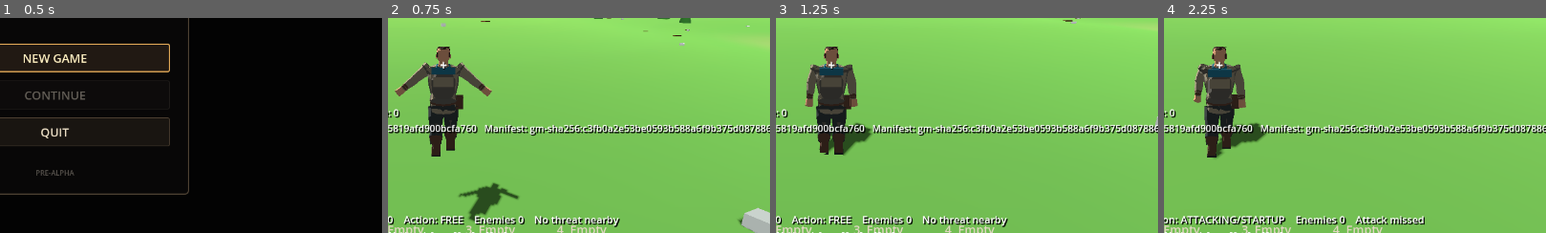
Above: before the commit, frames 1-4 (left to right).
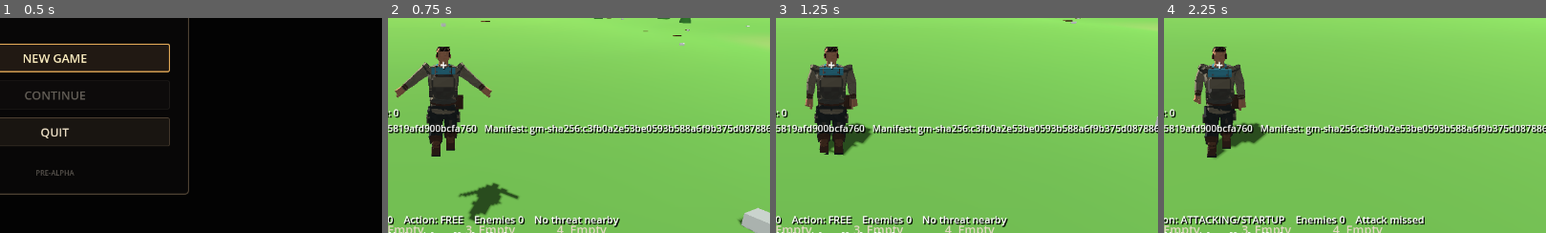
Above: after the commit, the same moments.

Repository: KevinRabbe/underworld
Game: Godot game, scene res://app/app_root.tscn
Two runs of this game, one before a commit and one after it. Both use one fixed random seed, a clock stepped at 60 frames per second and the inputs below.
Inputs (mouse positions are % of the whole screen's width and height, from its top left):
- Up to frame 1 (0.5 s): no input
- Up to frame 2 (0.75 s): click "NEW GAME" at 0.5 s
- Up to frame 3 (1.25 s): no input
- Up to frame 4 (2.25 s): tap Enter at 1.25 s; move the mouse to (55, 50) at 1.27 s; hold E (attack_heavy) 1.28-2.03 s; hold W (move_forward) from 1.28 s (still down); click (55, 50) at 1.42 s; tap Space (jump) at 1.52 s; move the mouse to (45, 50) at 2.02 s; right-click (45, 50) at 2.1 s
The pictures show only the part of the screen within x 43-93%, y 39-89%; the shares and areas given below are measured in that part.

Frame 1 is identical in both runs. In frame 2, 0.5% of the frame differs, in the area x 2-30%, y 13-88%; in frame 3, 0.5%; in frame 4, 0.6%, in the area x 8-24%, y 13-63%.

Commit message:
Enrich frontier survivor art detail

Diff:
--- a/presentation/characters/faceted/faceted_body_compiler.gd
+++ b/presentation/characters/faceted/faceted_body_compiler.gd
@@ -3,7 +3,7 @@
 
 const MeshDataScript := preload("res://presentation/characters/faceted/faceted_skinned_mesh_data.gd")
 
-const COMPILER_REVISION := 3
+const COMPILER_REVISION := 4
 const SKIN := 0
 const CLOTH := 1
 const LEATHER := 2
@@ -79,7 +79,7 @@
 			"palette_index": palette_index,
 			"vertices": vertices,
 			"normals": PackedVector3Array(builder["normals"]),
-			"colors": _colors_for_palette(palette, palette_index, vertices.size()),
+			"colors": _colors_for_palette(palette, palette_index, vertices, PackedVector3Array(builder["normals"])),
 			"uvs": PackedVector2Array(builder["uvs"]),
 			"bones": PackedInt32Array(builder["bones"]),
 			"weights": PackedFloat32Array(builder["weights"]),
@@ -183,6 +183,20 @@
 		_ring_y(Vector3(-0.025, crown_y - 0.022, -profile.head_depth * 0.24), 0.060, 0.040, _weights(BONE.head)),
 		_ring_y(Vector3(0.040, crown_y + 0.016, -profile.head_depth * 0.20), 0.078, 0.036, _weights(BONE.head)),
 	], 8, true, true)
+	# Three compact crown wedges give the undercut a deliberate swept profile.
+	# They remain low-poly lofts rather than voxel cubes or texture-dependent hair.
+	for tuft_data in [
+		[-0.070, -0.045, 0.052],
+		[-0.015, -0.055, 0.060],
+		[0.045, -0.040, 0.046],
+	]:
+		var tuft_x: float = float(tuft_data[0])
+		var tuft_z: float = float(tuft_data[1])
+		var tuft_radius: float = float(tuft_data[2])
+		_add_y_loft(builders, HAIR, [
+			_ring_y(Vector3(tuft_x, crown_y - 0.052, tuft_z), tuft_radius, tuft_radius * 0.72, _weights(BONE.head)),
+			_ring_y(Vector3(tuft_x + 0.018, crown_y + 0.016, tuft_z - 0.010), tuft_radius * 0.28, tuft_radius * 0.24, _weights(BONE.head)),
+		], 6, true, true)
 	_add_box(builders, HAIR, Vector3(-0.057, brow_y + 0.010, -profile.head_depth * 0.555), Vector3(-0.018, brow_y + 0.027, -profile.head_depth * 0.515), _weights(BONE.head), 0.003)
 	_add_box(builders, HAIR, Vector3(0.018, brow_y + 0.010, -profile.head_depth * 0.555), Vector3(0.057, brow_y + 0.027, -profile.head_depth * 0.515), _weights(BONE.head), 0.003)
 	_add_box(builders, FACE, Vector3(-0.046, brow_y - 0.005, -profile.head_depth * 0.53), Vector3(-0.026, brow_y + 0.008, -profile.head_depth * 0.49), _weights(BONE.head), 0.003)
@@ -231,6 +245,12 @@
 		_ring_x(Vector3(hand_x, shoulder_y, -0.012), 0.064, 0.043, _weights(hand_bone)),
 	]
 	_add_x_loft(builders, SKIN, hand_rings, 8, true, true, direction)
+	var thumb_x_a: float = hand_x - direction * 0.025
+	var thumb_x_b: float = hand_x + direction * 0.050
+	_add_box(builders, SKIN,
+		Vector3(minf(thumb_x_a, thumb_x_b), shoulder_y - 0.058, -0.052),
+		Vector3(maxf(thumb_x_a, thumb_x_b), shoulder_y - 0.018, -0.005),
+		_weights(hand_bone), 0.010)
 	var cuff_x_a := lerpf(elbow_x, wrist_x, 0.78)
 	var cuff_x_b := lerpf(elbow_x, wrist_x, 0.94)
 	_add_x_loft(builders, LEATHER, [
@@ -246,11 +266,13 @@
 	var calf_bone := int(BONE.calf_l if left else BONE.calf_r)
 	var foot_bone := int(BONE.foot_l if left else BONE.foot_r)
 	var trouser_rings: Array[Dictionary] = [
-		_ring_y(Vector3(x, float(landmark["hip_y"]), 0), profile.thigh_diameter * 0.64, profile.thigh_diameter * 0.64, _weights(thigh_bone)),
-		_ring_y(Vector3(x, float(landmark["thigh_mass_y"]), 0), profile.thigh_diameter * 0.62, profile.thigh_diameter * 0.61, _weights(thigh_bone)),
-		_ring_y(Vector3(x, float(landmark["knee_y"]), 0), profile.thigh_diameter * 0.50, profile.thigh_diameter * 0.49, _weights2(thigh_bone, calf_bone, 0.50)),
-		_ring_y(Vector3(x, float(landmark["calf_mass_y"]), 0.006), profile.calf_diameter * 0.70, profile.calf_diameter * 0.68, _weights(calf_bone)),
-		_ring_y(Vector3(x, float(landmark["calf_low_y"]), 0), profile.calf_diameter * 0.56, profile.calf_diameter * 0.57, _weights(calf_bone)),
+		_ring_y(Vector3(x, float(landmark["hip_y"]), 0), profile.thigh_diameter * 0.68, profile.thigh_diameter * 0.67, _weights(thigh_bone)),
+		_ring_y(Vector3(x, lerpf(float(landmark["hip_y"]), float(landmark["thigh_mass_y"]), 0.48), -0.004), profile.thigh_diameter * 0.69, profile.thigh_diameter * 0.66, _weights(thigh_bone)),
+		_ring_y(Vector3(x, float(landmark["thigh_mass_y"]), 0), profile.thigh_diameter * 0.65, profile.thigh_diameter * 0.63, _weights(thigh_bone)),
+		_ring_y(Vector3(x, lerpf(float(landmark["thigh_mass_y"]), float(landmark["knee_y"]), 0.62), 0.002), profile.thigh_diameter * 0.56, profile.thigh_diameter * 0.54, _weights2(thigh_bone, calf_bone, 0.20)),
+		_ring_y(Vector3(x, float(landmark["knee_y"]), 0), profile.thigh_diameter * 0.52, profile.thigh_diameter * 0.51, _weights2(thigh_bone, calf_bone, 0.50)),
+		_ring_y(Vector3(x, float(landmark["calf_mass_y"]), 0.010), profile.calf_diameter * 0.75, profile.calf_diameter * 0.72, _weights(calf_bone)),
+		_ring_y(Vector3(x, float(landmark["calf_low_y"]), 0), profile.calf_diameter * 0.59, profile.calf_diameter * 0.60, _weights(calf_bone)),
 	]
 	_add_y_loft(builders, TROUSER, trouser_rings, 8, true, true)
 	var boot_rings: Array[Dictionary] = [
@@ -285,15 +307,23 @@
 	_add_ribbon_z(builders, CANVAS_LIGHT, Vector2(0.055, shoulder_y - 0.045), Vector2(0.145, float(landmark["chest_y"]) - 0.02), front_z - 0.006, 0.025, _weights(BONE.chest), _weights(BONE.chest), -1.0)
 	# The scarf owns a visible V-shaped drape below the collar, matching the
 	# project reference while leaving the neck free for animation.
-	_add_ribbon_z(builders, ACCENT, Vector2(-0.080, shoulder_y - 0.032), Vector2(-0.010, float(landmark["chest_y"]) - 0.060), front_z - 0.018, 0.026, _weights(BONE.chest), _weights(BONE.chest), -1.0)
-	_add_ribbon_z(builders, ACCENT, Vector2(0.080, shoulder_y - 0.032), Vector2(0.010, float(landmark["chest_y"]) - 0.060), front_z - 0.018, 0.026, _weights(BONE.chest), _weights(BONE.chest), -1.0)
-	_add_ribbon_z(builders, ACCENT, Vector2(0.0, float(landmark["chest_y"]) - 0.055), Vector2(0.020, float(landmark["lower_chest_y"]) - 0.045), front_z - 0.020, 0.032, _weights(BONE.chest), _weights(BONE.spine_02), -1.0)
+	_add_ribbon_z(builders, ACCENT, Vector2(-0.095, shoulder_y - 0.028), Vector2(-0.012, float(landmark["chest_y"]) - 0.075), front_z - 0.045, 0.042, _weights(BONE.chest), _weights(BONE.chest), -1.0)
+	_add_ribbon_z(builders, ACCENT, Vector2(0.095, shoulder_y - 0.028), Vector2(0.012, float(landmark["chest_y"]) - 0.075), front_z - 0.045, 0.042, _weights(BONE.chest), _weights(BONE.chest), -1.0)
+	_add_ribbon_z(builders, ACCENT, Vector2(0.0, float(landmark["chest_y"]) - 0.067), Vector2(0.022, float(landmark["lower_chest_y"]) - 0.060), front_z - 0.047, 0.046, _weights(BONE.chest), _weights(BONE.spine_02), -1.0)
+	_emit_triangle(builders, ACCENT,
+		Vector3(-0.115, shoulder_y - 0.040, front_z - 0.060),
+		Vector3(0.0, float(landmark["chest_y"]) - 0.125, front_z - 0.060),
+		Vector3(0.115, shoulder_y - 0.040, front_z - 0.060),
+		Vector3(0, 0, -1), _weights(BONE.chest), _weights(BONE.chest), _weights(BONE.chest),
+		Vector2(0, 0), Vector2(0.5, 1), Vector2(1, 0))
 	# Split jacket skirts add weight around the hips without becoming armor or
 	# changing the body profile used by the future character editor.
 	_add_ribbon_z(builders, CANVAS_DARK, Vector2(-0.112, pelvis_y + 0.025), Vector2(-0.135, float(landmark["hip_y"]) - 0.055), front_z - 0.010, 0.092, _weights(BONE.pelvis), _weights(BONE.pelvis), -1.0)
 	_add_ribbon_z(builders, CANVAS_DARK, Vector2(0.112, pelvis_y + 0.025), Vector2(0.135, float(landmark["hip_y"]) - 0.055), front_z - 0.010, 0.092, _weights(BONE.pelvis), _weights(BONE.pelvis), -1.0)
 	_add_box(builders, CANVAS_DARK, Vector3(-0.205, float(landmark["waist_y"]) + 0.02, front_z - 0.014), Vector3(-0.075, float(landmark["waist_y"]) + 0.105, front_z - 0.004), _weights2(BONE.spine_01, BONE.pelvis, 0.45), 0.004)
 	_add_box(builders, CANVAS_DARK, Vector3(0.075, float(landmark["waist_y"]) + 0.02, front_z - 0.014), Vector3(0.205, float(landmark["waist_y"]) + 0.105, front_z - 0.004), _weights2(BONE.spine_01, BONE.pelvis, 0.45), 0.004)
+	for button_y in [float(landmark["lower_chest_y"]) - 0.055, float(landmark["waist_y"]) + 0.080, pelvis_y + 0.070]:
+		_add_box(builders, METAL, Vector3(-0.010, button_y - 0.010, front_z - 0.026), Vector3(0.010, button_y + 0.010, front_z - 0.018), _weights(BONE.spine_02 if button_y > float(landmark["waist_y"]) + 0.12 else BONE.spine_01), 0.004)
 	_add_y_loft(builders, ACCENT, [
 		_ring_y(Vector3(0, shoulder_y - 0.025, 0), 0.125, 0.105, _weights(BONE.chest)),
 		_ring_y(Vector3(0, float(landmark["neck_y"]) + 0.015, -0.002), 0.112, 0.097, _weights2(BONE.chest, BONE.neck, 0.60)),
@@ -309,6 +339,10 @@
 		_ring_y(Vector3(0, shoulder_y - 0.050, 0.195), 0.135, 0.070, _weights(BONE.chest)),
 	], 8, true, true)
 	_add_box(builders, CANVAS_LIGHT, Vector3(-0.155, float(landmark["chest_y"]) - 0.105, 0.306), Vector3(0.155, float(landmark["chest_y"]) + 0.045, 0.326), _weights(BONE.chest), 0.008)
+	_add_box(builders, CANVAS_DARK, Vector3(-0.222, float(landmark["waist_y"]) + 0.035, 0.210), Vector3(-0.170, float(landmark["waist_y"]) + 0.155, 0.292), _weights(BONE.chest), 0.012)
+	_add_box(builders, CANVAS_DARK, Vector3(0.170, float(landmark["waist_y"]) + 0.035, 0.210), Vector3(0.222, float(landmark["waist_y"]) + 0.155, 0.292), _weights(BONE.chest), 0.012)
+	_add_box(builders, CANVAS_LIGHT, Vector3(-0.220, float(landmark["waist_y"]) + 0.140, 0.206), Vector3(-0.172, float(landmark["waist_y"]) + 0.172, 0.296), _weights(BONE.chest), 0.006)
+	_add_box(builders, CANVAS_LIGHT, Vector3(0.172, float(landmark["waist_y"]) + 0.140, 0.206), Vector3(0.220, float(landmark["waist_y"]) + 0.172, 0.296), _weights(BONE.chest), 0.006)
 	for strap_x in [-0.115, 0.115]:
 		_add_ribbon_z(builders, LEATHER, Vector2(strap_x, float(landmark["waist_y"]) + 0.02), Vector2(strap_x, shoulder_y - 0.02), 0.314, 0.018, _weights(BONE.chest), _weights(BONE.chest), 1.0)
 	_add_ribbon_z(builders, LEATHER_LIGHT, Vector2(-0.14, float(landmark["chest_y"]) - 0.02), Vector2(0.14, float(landmark["chest_y"]) - 0.02), 0.317, 0.012, _weights(BONE.chest), _weights(BONE.chest), 1.0)
@@ -316,11 +350,36 @@
 		_ring_x(Vector3(-0.18, shoulder_y, 0.275), 0.060, 0.060, _weights(BONE.chest)),
 		_ring_x(Vector3(0.18, shoulder_y, 0.275), 0.060, 0.060, _weights(BONE.chest)),
 	], 8, true, true, 1.0)
+	for roll_strap_x in [-0.105, 0.105]:
+		_add_box(builders, LEATHER, Vector3(roll_strap_x - 0.018, shoulder_y - 0.069, 0.212), Vector3(roll_strap_x + 0.018, shoulder_y + 0.069, 0.340), _weights(BONE.chest), 0.008)
+		_add_box(builders, METAL, Vector3(roll_strap_x - 0.014, shoulder_y - 0.012, 0.337), Vector3(roll_strap_x + 0.014, shoulder_y + 0.014, 0.348), _weights(BONE.chest), 0.004)
 	_add_box(builders, LEATHER, Vector3(profile.pelvis_width * 0.48, float(landmark["hip_y"]), -0.02), Vector3(profile.pelvis_width * 0.48 + 0.12, float(landmark["waist_y"]) - 0.03, 0.11), _weights(BONE.pelvis), 0.018)
-	for side_data in [[-1.0, int(BONE.calf_l)], [1.0, int(BONE.calf_r)]]:
+	_add_box(builders, METAL, Vector3(profile.pelvis_width * 0.48 + 0.042, float(landmark["waist_y"]) - 0.072, -0.030), Vector3(profile.pelvis_width * 0.48 + 0.078, float(landmark["waist_y"]) - 0.038, -0.018), _weights(BONE.pelvis), 0.004)
+	for side_data in [[-1.0, int(BONE.calf_l), int(BONE.thigh_l)], [1.0, int(BONE.calf_r), int(BONE.thigh_r)]]:
 		var leg_x: float = float(side_data[0]) * float(profile.pelvis_width) * 0.30
 		var leg_bone: int = int(side_data[1])
+		var thigh_bone: int = int(side_data[2])
 		_add_box(builders, CANVAS_DARK, Vector3(leg_x - profile.thigh_diameter * 0.36, float(landmark["knee_y"]) - 0.055, -profile.thigh_diameter * 0.47), Vector3(leg_x + profile.thigh_diameter * 0.36, float(landmark["knee_y"]) + 0.055, -profile.thigh_diameter * 0.42), _weights(leg_bone), 0.004)
+		var direction: float = float(side_data[0])
+		var pocket_inner_x: float = leg_x + direction * profile.thigh_diameter * 0.54
+		var pocket_outer_x: float = leg_x + direction * (profile.thigh_diameter * 0.54 + 0.045)
+		_add_box(builders, CANVAS_DARK,
+			Vector3(minf(pocket_inner_x, pocket_outer_x), float(landmark["knee_y"]) + 0.105, -0.072),
+			Vector3(maxf(pocket_inner_x, pocket_outer_x), float(landmark["thigh_mass_y"]) + 0.020, 0.055),
+			_weights(thigh_bone), 0.010)
+		_add_box(builders, CANVAS_LIGHT,
+			Vector3(minf(pocket_inner_x, pocket_outer_x) - 0.003, float(landmark["thigh_mass_y"]) + 0.005, -0.077),
+			Vector3(maxf(pocket_inner_x, pocket_outer_x) + 0.003, float(landmark["thigh_mass_y"]) + 0.040, 0.060),
+			_weights(thigh_bone), 0.006)
+		for wrap_y in [float(landmark["ankle_y"]) + 0.065, float(landmark["ankle_y"]) + 0.115]:
+			_add_y_loft(builders, LEATHER_LIGHT, [
+				_ring_y(Vector3(leg_x, wrap_y - 0.014, 0.0), profile.ankle_width * 0.64, profile.ankle_width * 0.68, _weights(leg_bone)),
+				_ring_y(Vector3(leg_x, wrap_y + 0.014, 0.0), profile.ankle_width * 0.65, profile.ankle_width * 0.69, _weights(leg_bone)),
+			], 8, true, true)
+			_add_box(builders, METAL,
+				Vector3(leg_x - 0.015, wrap_y - 0.011, -profile.ankle_width * 0.72),
+				Vector3(leg_x + 0.015, wrap_y + 0.011, -profile.ankle_width * 0.66),
+				_weights(leg_bone), 0.003)
 
 
 static func _joint_overlap_margins(profile) -> Dictionary:
@@ -512,12 +571,28 @@
 	return result
 
 
-static func _colors_for_palette(palette, palette_index: int, count: int) -> PackedColorArray:
+static func _colors_for_palette(palette, palette_index: int, vertices: PackedVector3Array, normals: PackedVector3Array) -> PackedColorArray:
 	var colors := PackedColorArray()
-	var color := Color(palette.entry(palette_index).get("color", Color.WHITE))
-	colors.resize(count)
-	for index in range(count):
-		colors[index] = color
+	var base_color := Color(palette.entry(palette_index).get("color", Color.WHITE))
+	colors.resize(vertices.size())
+	# Each emitted triangle owns its vertices, so a tiny deterministic tone
+	# shift can enrich the facets without textures, noise sampling, or runtime
+	# material proliferation.  Quantized centroids keep the result reproducible.
+	for triangle_start in range(0, vertices.size(), 3):
+		var centroid := (vertices[triangle_start] + vertices[triangle_start + 1] + vertices[triangle_start + 2]) / 3.0
+		var qx := roundi(centroid.x * 1000.0)
+		var qy := roundi(centroid.y * 1000.0)
+		var qz := roundi(centroid.z * 1000.0)
+		var variant := posmod(qx * 13 + qy * 17 + qz * 19 + palette_index * 23, 7)
+		var normal: Vector3 = normals[triangle_start]
+		var shade := clampf(0.94 + float(variant) * 0.018 + normal.y * 0.012, 0.92, 1.07)
+		var shaded := Color(
+			clampf(base_color.r * shade, 0.0, 1.0),
+			clampf(base_color.g * shade, 0.0, 1.0),
+			clampf(base_color.b * shade, 0.0, 1.0),
+			base_color.a)
+		for offset in range(3):
+			colors[triangle_start + offset] = shaded
 	return colors
 
 
--- a/presentation/characters/voxel/baseline_survivor_factory.gd
+++ b/presentation/characters/voxel/baseline_survivor_factory.gd
@@ -26,17 +26,17 @@
 
 static func build() -> Resource:
 	var palette = PaletteScript.new().configure("palette.character.earth_teal", [
-		_entry("skin", Color("a87454"), 0.80, 0.0),
-		_entry("cloth", Color("49453b"), 0.93, 0.0),
-		_entry("leather", Color("493225"), 0.78, 0.0),
+		_entry("skin", Color("9b6749"), 0.80, 0.0),
+		_entry("cloth", Color("403e36"), 0.93, 0.0),
+		_entry("leather", Color("3e2a20"), 0.78, 0.0),
 		_entry("metal", Color("858b8e"), 0.38, 0.62),
-		_entry("hair", Color("30221a"), 0.90, 0.0),
-		_entry("accent", Color("1d5360"), 0.84, 0.0),
-		_entry("face", Color("2e241e"), 0.74, 0.0),
-		_entry("canvas_light", Color("70654f"), 0.95, 0.0),
-		_entry("trouser", Color("292d2b"), 0.92, 0.0),
-		_entry("canvas_dark", Color("474239"), 0.96, 0.0),
-		_entry("leather_light", Color("68482f"), 0.82, 0.0),
+		_entry("hair", Color("211713"), 0.92, 0.0),
+		_entry("accent", Color("347a86"), 0.84, 0.0),
+		_entry("face", Color("211a17"), 0.76, 0.0),
+		_entry("canvas_light", Color("655b48"), 0.95, 0.0),
+		_entry("trouser", Color("242725"), 0.92, 0.0),
+		_entry("canvas_dark", Color("3b372f"), 0.96, 0.0),
+		_entry("leather_light", Color("5a3b29"), 0.84, 0.0),
 		_entry("sole", Color("252523"), 0.98, 0.0),
 	])
 	var modules: Array[Resource] = [
@@ -527,5 +527,6 @@
 			var minimum_x: int = -2 if y in [4, 5] else -1
 			var maximum_x: int = 1 if y in [3, 4] else 0
 			for x in range(minimum_x, maximum_x + 1):
-				cells.append({"position": Vector3i(x, y, z), "palette_index": METAL})
-	return cells
+				var palette_index: int = LEATHER_LIGHT if x == 0 and y in [3, 4] else METAL
+				cells.append({"position": Vector3i(x, y, z), "palette_index": palette_index})
+	return cells
--- a/tests/character/test_voxel_character.gd
+++ b/tests/character/test_voxel_character.gd
@@ -178,6 +178,7 @@
 	for joint_name in overlap_margins.keys():
 		_expect_true(failures, "faceted joint %s has no uncovered geometric gap" % joint_name, float(overlap_margins[joint_name]) >= 0.0)
 	_expect_true(failures, "faceted survivor bounds match grounded 1.8 m target", mesh_data.bounds.position.y >= -0.001 and mesh_data.bounds.end.y >= 1.79 and mesh_data.bounds.end.y <= 1.82)
+	var owns_facet_tone_variation := false
 	for surface in mesh_data.surfaces:
 		var vertices: PackedVector3Array = surface["vertices"]
 		var normals: PackedVector3Array = surface["normals"]
@@ -189,6 +190,11 @@
 		_expect_equal(failures, "faceted vertices, normals, colors, and UVs align", [normals.size(), colors.size(), uvs.size()], [vertices.size(), vertices.size(), vertices.size()])
 		_expect_equal(failures, "faceted mesh stores four bones per vertex", bones.size(), vertices.size() * 4)
 		_expect_equal(failures, "faceted mesh stores four weights per vertex", weights.size(), vertices.size() * 4)
+		if colors.size() > 1:
+			for color_index in range(1, colors.size()):
+				if colors[color_index] != colors[0]:
+					owns_facet_tone_variation = true
+					break
 		for vertex_index in range(vertices.size()):
 			_expect_true(failures, "faceted vertices are finite", vertices[vertex_index].is_finite())
 			_expect_true(failures, "faceted normals are finite and unit length", normals[vertex_index].is_finite() and is_equal_approx(normals[vertex_index].length(), 1.0))
@@ -208,9 +214,21 @@
 				var face_normal := (vertices[ib] - vertices[ia]).cross(vertices[ic] - vertices[ia])
 				_expect_true(failures, "faceted triangles are non-degenerate", face_normal.length_squared() > 0.00000001)
 				_expect_true(failures, "faceted winding matches outward flat normals", face_normal.normalized().dot(normals[ia]) > 0.99)
+	_expect_true(failures, "faceted palette owns restrained deterministic per-face tonal variation", owns_facet_tone_variation)
 	var repeated = FacetedCompiler.compile(character.faceted_body_profile, character.palette, character.faceted_outfit_definition)
 	_expect_equal(failures, "faceted compilation reproduces exact fingerprint", repeated.source_fingerprint, mesh_data.source_fingerprint)
 	_expect_equal(failures, "faceted compilation reproduces exact surface descriptor", repeated.canonical_surface_descriptor(), mesh_data.canonical_surface_descriptor())
+	for surface_index in range(mesh_data.surfaces.size()):
+		var original_surface: Dictionary = mesh_data.surfaces[surface_index]
+		var repeated_surface: Dictionary = repeated.surfaces[surface_index]
+		_expect_true(failures, "faceted compilation reproduces exact packed arrays for surface %d" % surface_index,
+			original_surface["vertices"] == repeated_surface["vertices"] and
+			original_surface["normals"] == repeated_surface["normals"] and
+			original_surface["colors"] == repeated_surface["colors"] and
+			original_surface["uvs"] == repeated_surface["uvs"] and
+			original_surface["bones"] == repeated_surface["bones"] and
+			original_surface["weights"] == repeated_surface["weights"] and
+			original_surface["indices"] == repeated_surface["indices"])
 	var malformed_profile = FacetedProfile.new().configure("fixture.invalid", {"shoulder_width": 0.30, "chest_width": 0.48, "ankle_width": 0.22})
 	var malformed = FacetedCompiler.compile(malformed_profile, character.palette, character.faceted_outfit_definition)
 	_expect_true(failures, "malformed anatomy fails deterministically", not malformed.success and malformed.diagnostics == FacetedCompiler.compile(malformed_profile, character.palette, character.faceted_outfit_definition).diagnostics)
